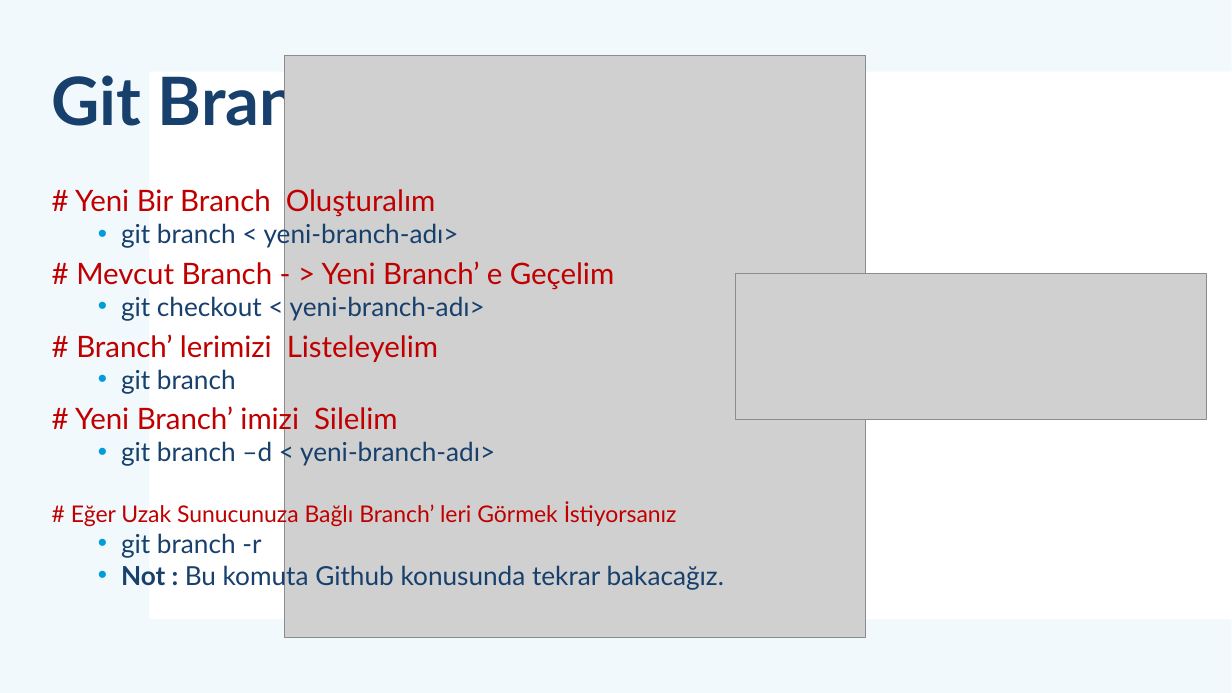
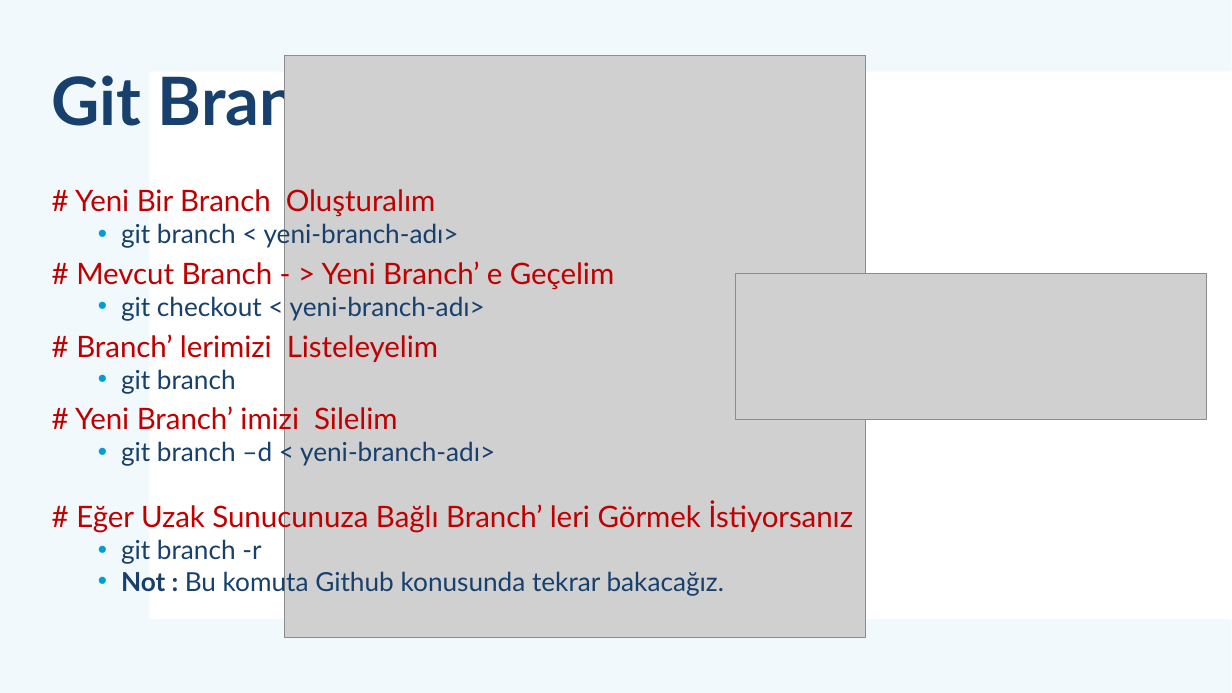
Before and after one commit to mehmetsungur/GitGithub, a slide deck: slide 12 of GitGithub.pptx (slide 13 before the commit). Drawn at 1232x693 pixels with LibreOffice and Linux fonts; fonts in the diff are those of the drawing; grey boxes stand for pictures. Boxes give left, top, right and bottom in pixels: in the first picture for what was removed or moved away, otherwise in the second. Text is boxed around its words. In the diff, an @@ line names an element or a change of style, - is before the commit and + after.

```diff
--- a/GitGithub.pptx
+++ b/GitGithub.pptx
@@ text at [76,502,853,533]: size 17.9 to 22.9 pt in "# Eğer Uzak Sunucunuza Bağlı Branch’ leri ..." @@
```
Also in this commit, not shown: 5 other slides changed, 4 slides added, 3 slides removed, 11 other files.
